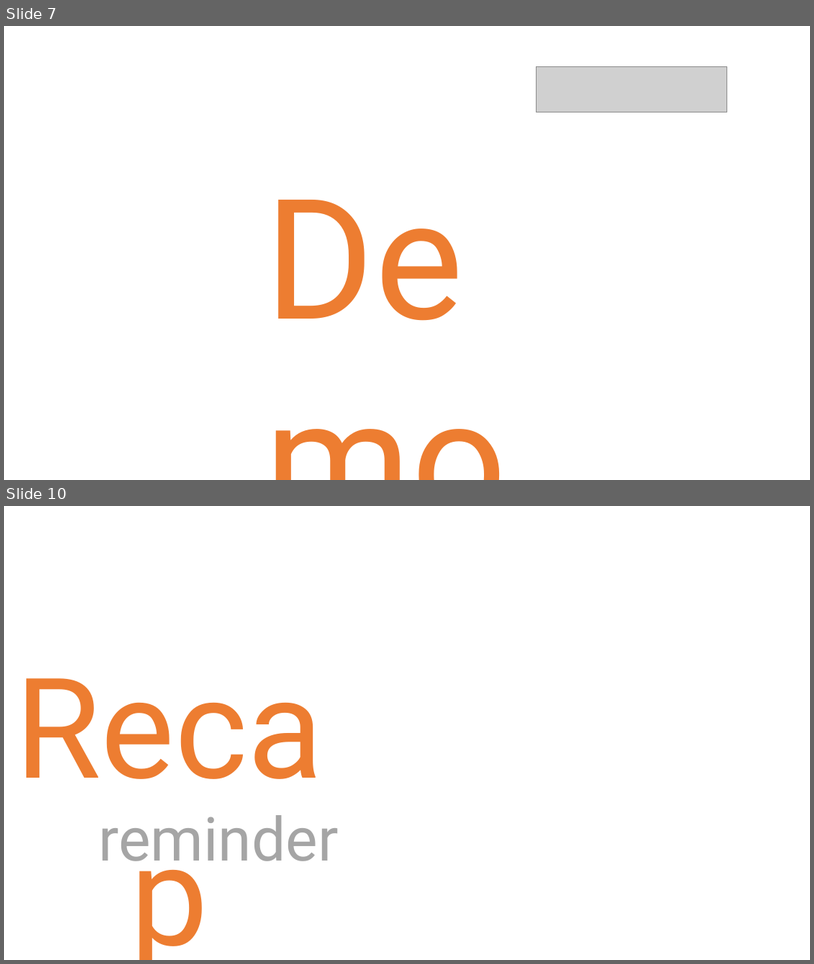
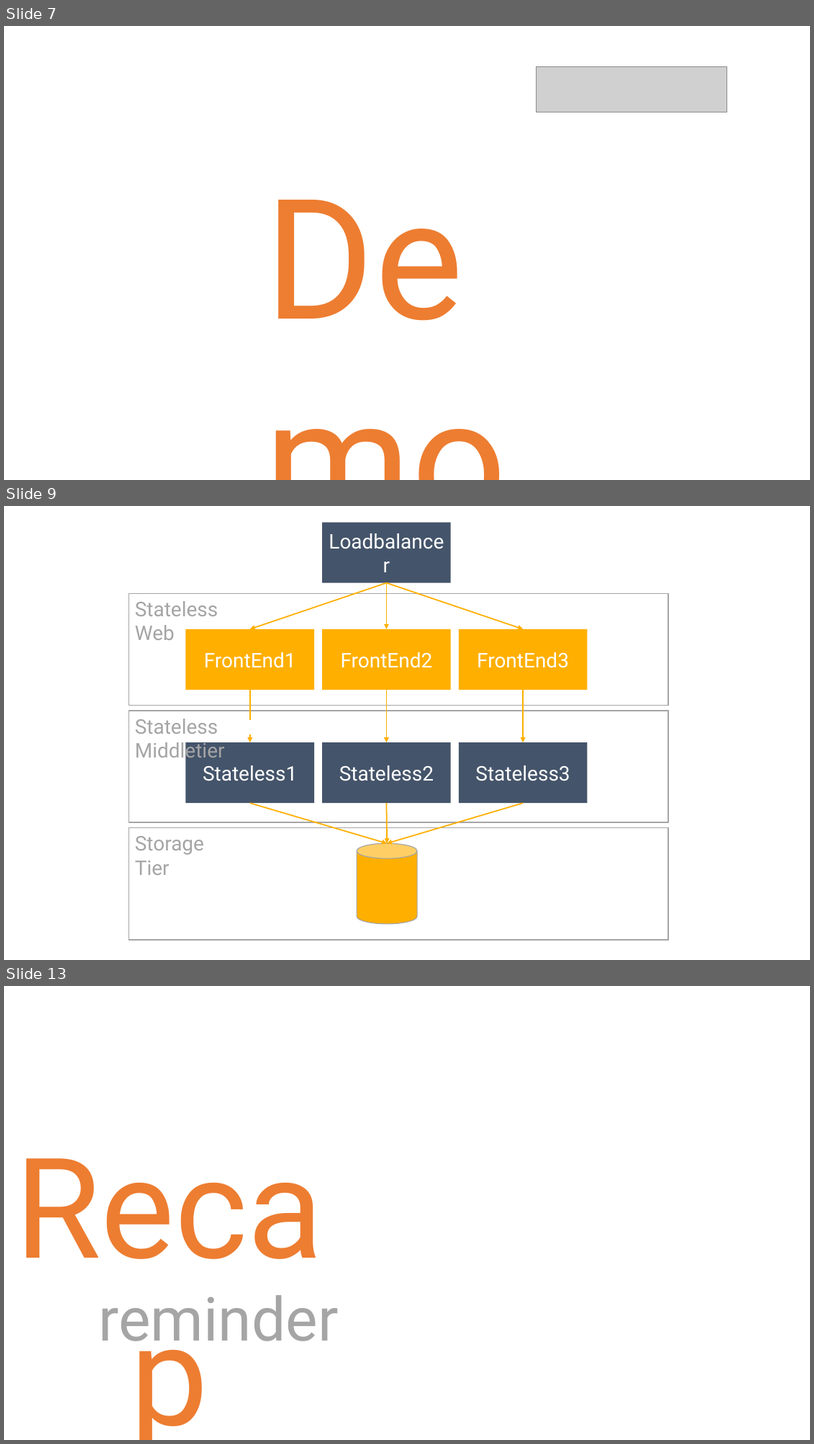
Before and after one commit to danielmarbach/Microservices.ServiceFabric, a slide deck: presentation.pptx. Shown one above the other, each under a label of ours: slides 7 and 10 before the commit, slides 7, 9 and 13 after it; the slides between them are not shown. The pictures are 814x964 and 814x1444 pixels, drawn with LibreOffice and Linux fonts; fonts in the diff are those of the drawing; grey boxes stand for pictures. Boxes give left, top, right and bottom in pixels: in the first picture for what was removed or moved away, otherwise in the second. Text is boxed around its words. In the diff, an @@ line names an element or a change of style, - is before the commit and + after.

```diff
--- a/presentation.pptx
+++ b/presentation.pptx
@@ slide 9 added at (4,506,810,960), background #FFFFFF @@
@@ rectangle added at (322,523,451,583), fill #44546A, 24 pt, text #FFFFFF @@
+Loadbalancer
@@ arrow added from (387, 583) to (250, 629), #FFAF00 1.5 pt @@
@@ arrow added from (387, 583) to (387, 629), #FFAF00 1.5 pt @@
@@ arrow added from (387, 583) to (523, 629), #FFAF00 1.5 pt @@
@@ rectangle added at (129,594,669,705), outline #A5A5A5 1.5 pt @@
@@ text added at (135,601,219,640), 24 pt, text #A5A5A5 @@
+Stateless Web
@@ rectangle added at (186,629,315,690), fill #FFAF00, 24 pt, text #FFFFFF @@
+FrontEnd1
@@ rectangle added at (322,629,451,690), fill #FFAF00, 24 pt, text #FFFFFF @@
+FrontEnd2
@@ rectangle added at (459,629,588,690), fill #FFAF00, 24 pt, text #FFFFFF @@
+FrontEnd3
@@ line added from (250, 690) to (250, 720), #FFAF00 1.5 pt @@
@@ arrow added from (387, 690) to (387, 743), #FFAF00 1.5 pt @@
@@ arrow added from (523, 690) to (523, 743), #FFAF00 1.5 pt @@
@@ rectangle added at (129,710,669,822), outline #A5A5A5 1.5 pt @@
@@ text added at (135,718,225,762), 24 pt, text #A5A5A5 @@
+Stateless Middletier
@@ rectangle added at (186,743,315,803), fill #44546A, 24 pt, text #FFFFFF @@
+Stateless1
@@ arrow added from (250, 734) to (250, 743), #FFAF00 1.5 pt @@
@@ rectangle added at (322,743,451,803), fill #44546A, 24 pt, text #FFFFFF @@
+Stateless2
@@ rectangle added at (459,743,588,803), fill #44546A, 24 pt, text #FFFFFF @@
+Stateless3
@@ arrow added from (250, 803) to (387, 843), #FFAF00 1.5 pt @@
@@ arrow added from (523, 803) to (387, 843), #FFAF00 1.5 pt @@
@@ arrow added from (387, 803) to (387, 843), #FFAF00 1.5 pt @@
@@ rectangle added at (129,828,669,939), outline #A5A5A5 1.5 pt @@
@@ text added at (135,836,204,875), 24 pt, text #A5A5A5 @@
+Storage Tier
@@ cylinder added at (357,843,417,924), fill #FFAF00, outline #A5A5A5 1 pt @@
@@ what was slide 10 is now slide 13 @@
```
Also in this commit, not shown: 1 slide changed, 6 other slides added, 4 slides removed, 1 other file.
